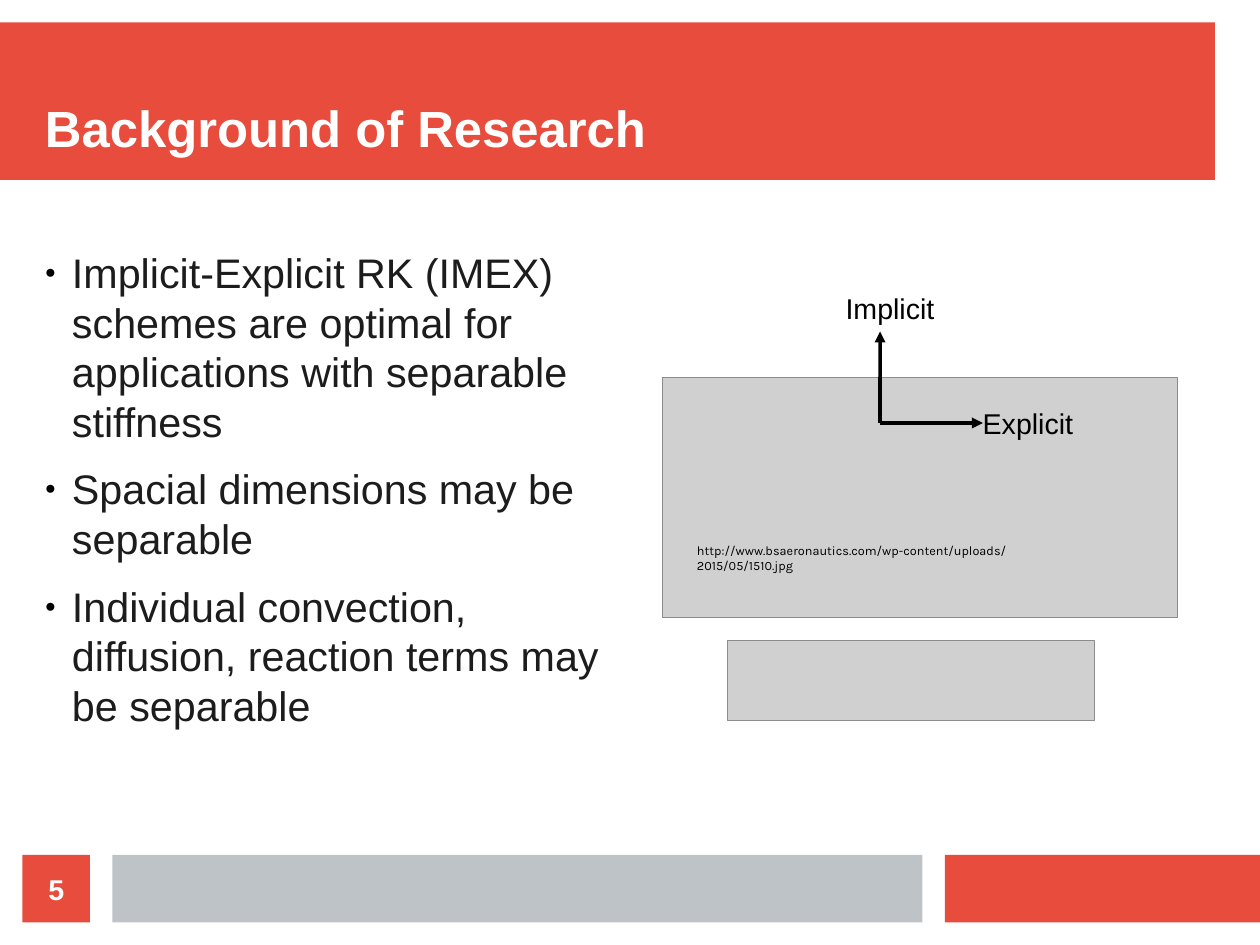
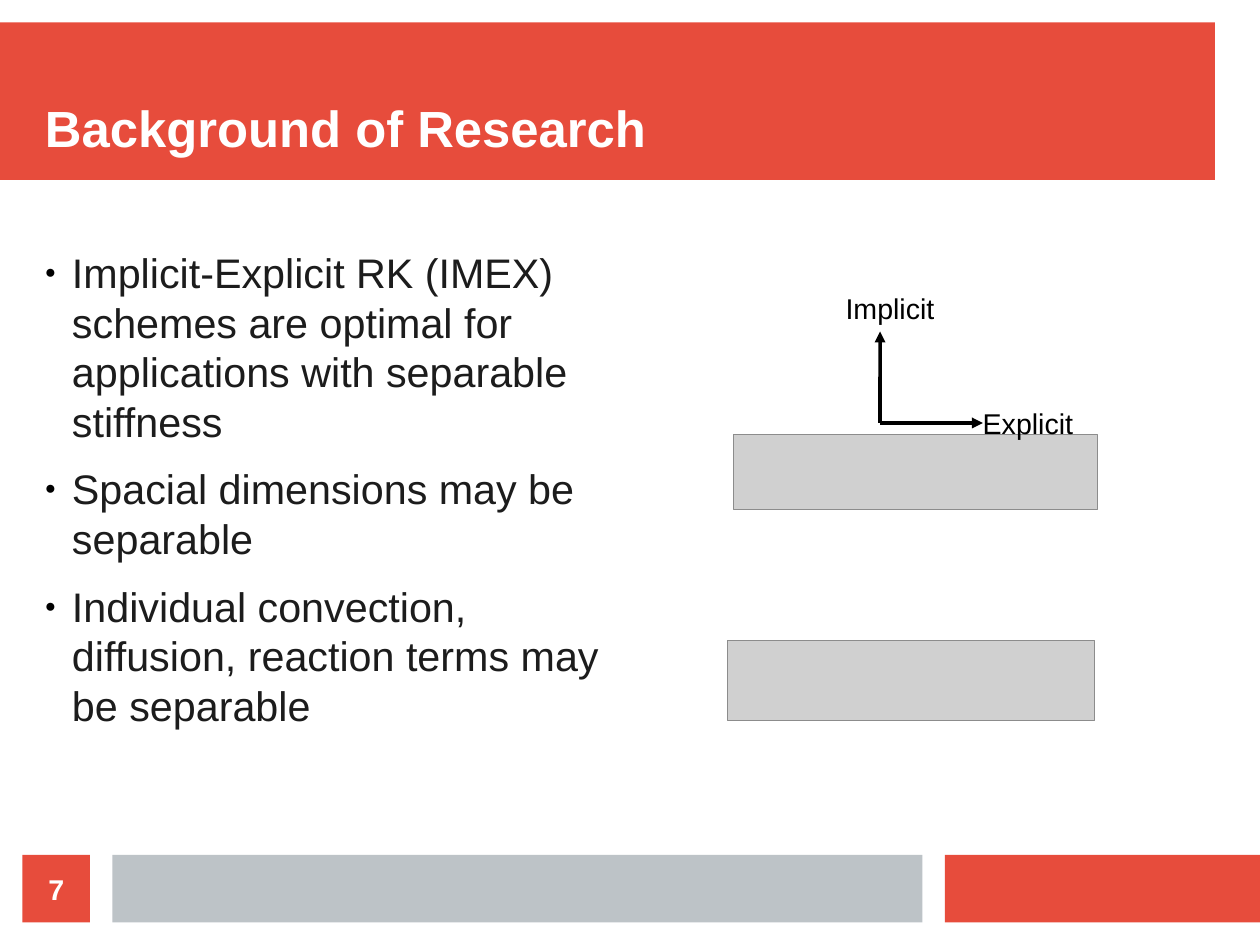
Before and after one commit to AndrewLCarpenter/runge-kutta-test, a slide deck: slide 7 of presentation.odp (slide 5 before the commit). Drawn at 1260x945 pixels with LibreOffice and Linux fonts; fonts in the diff are those of the drawing; grey boxes stand for pictures. Boxes give left, top, right and bottom in pixels: in the first picture for what was removed or moved away, otherwise in the second. Text is boxed around its words. In the diff, an @@ line names an element or a change of style, - is before the commit and + after.

```diff
--- a/presentation.odp
+++ b/presentation.odp
@@ picture: place and size @@
-picture at (663,377,1178,617)
+picture at (734,434,1098,510)
@@ text removed at (697,545,1006,573) @@
-http://www.bsaeronautics.com/wp-content/uploads/2015/05/1510.jpg
@@ page number at (48,880,64,900): text changed @@
-5
+7
```
Also in this commit, not shown: 6 other slides changed, 1 slide added, 1 slide removed, 5 other files.
